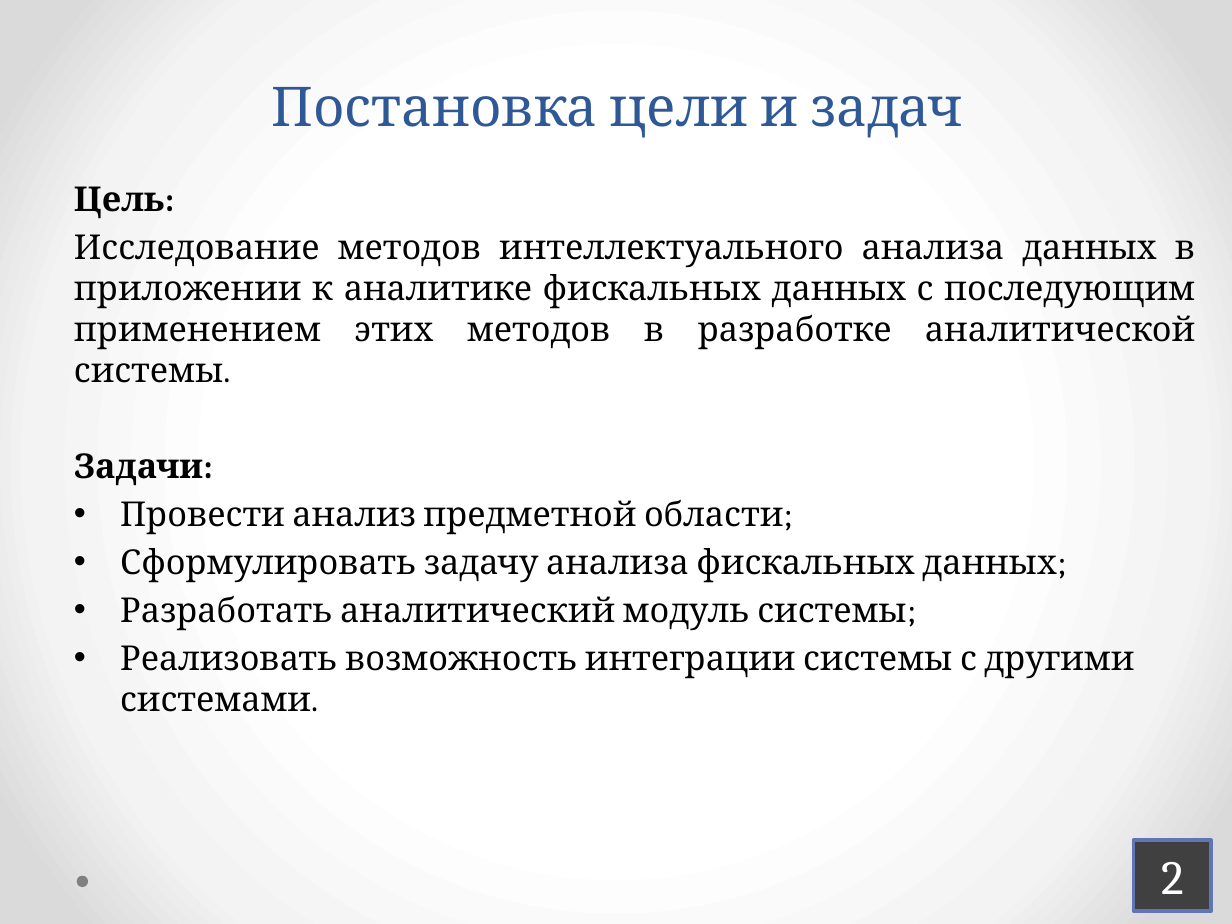
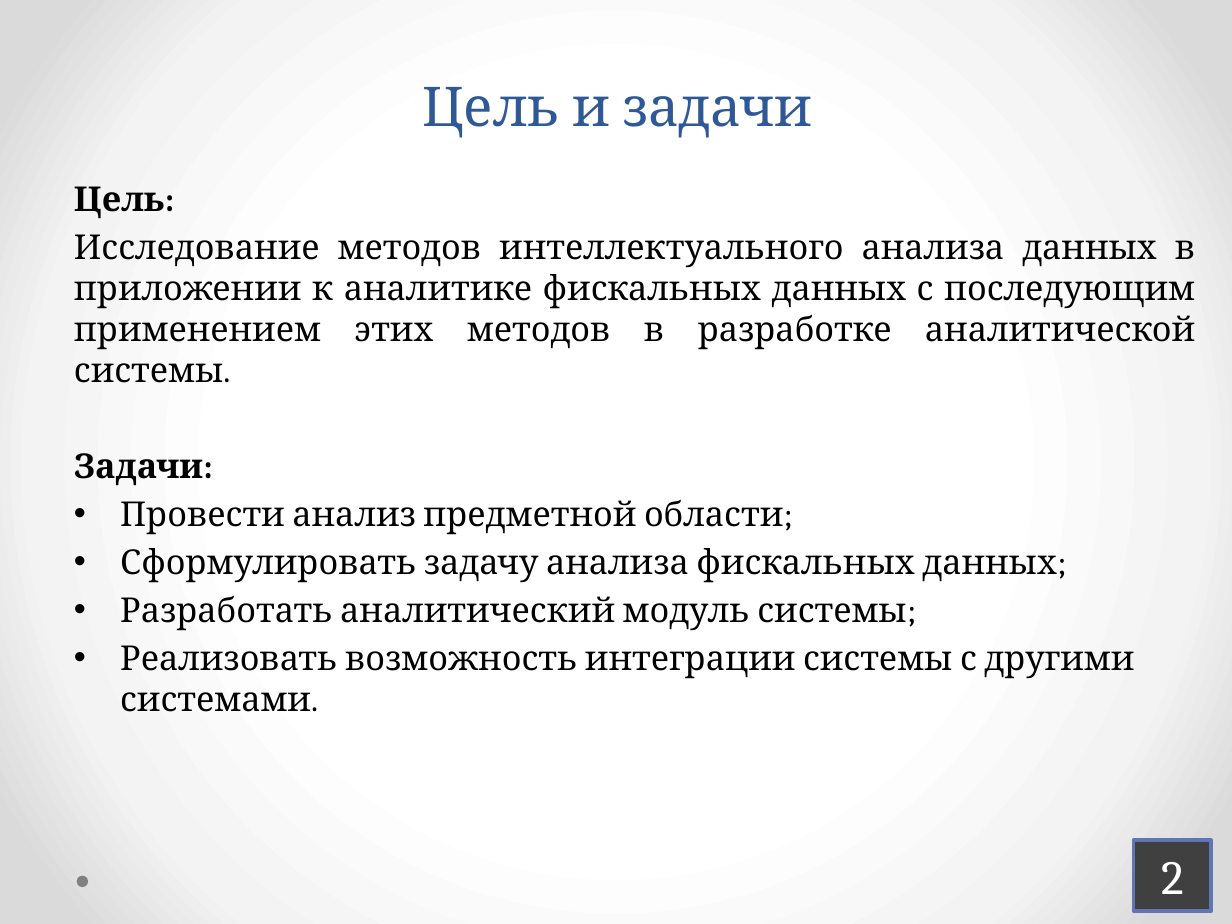
Before and after one commit to FacetOfVerity/SenseMining, a slide deck: slide 2 of Docs/Афанасьев В.Р. Презентация.pptx. Drawn at 1232x924 pixels with LibreOffice and Linux fonts; fonts in the diff are those of the drawing. Boxes give left, top, right and bottom in pixels: in the first picture for what was removed or moved away, otherwise in the second. Text is boxed around its words. In the diff, an @@ line names an element or a change of style, - is before the commit and + after.

```diff
--- a/Docs/Афанасьев В.Р. Презентация.pptx
+++ b/Docs/Афанасьев В.Р. Презентация.pptx
@@ title at (422, 87, 812, 138): text changed @@
-Постановка цели и задач
+Цель и задачи
```
Also in this commit, not shown: 4 other slides changed, 2 other files.
